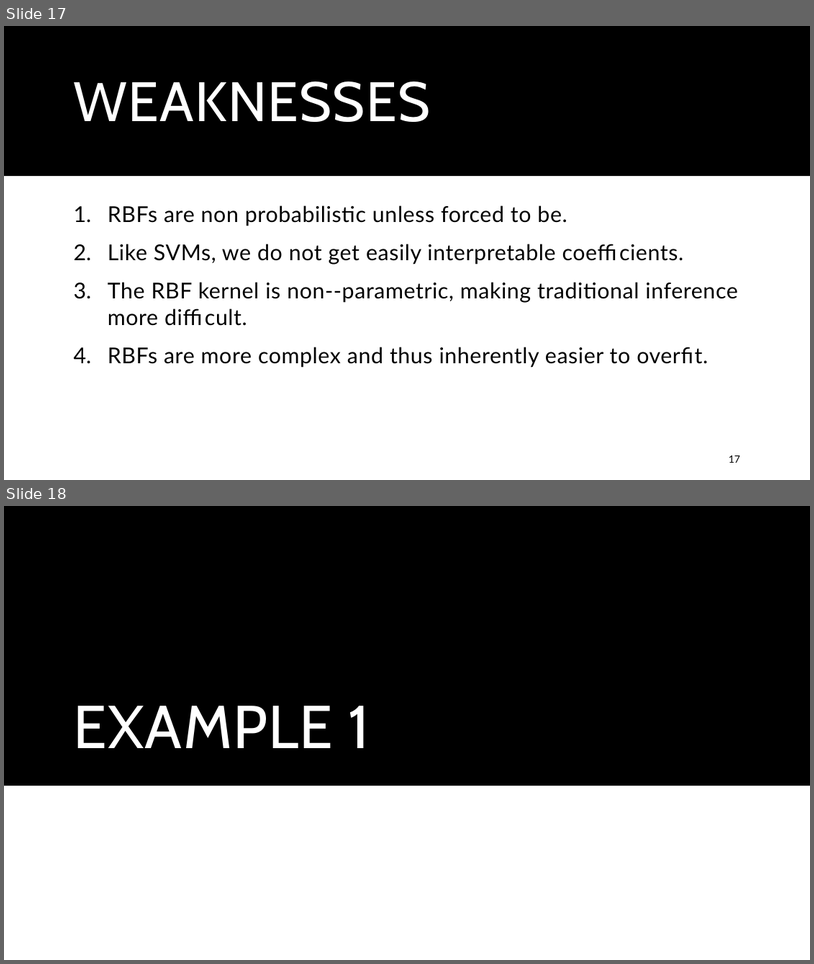
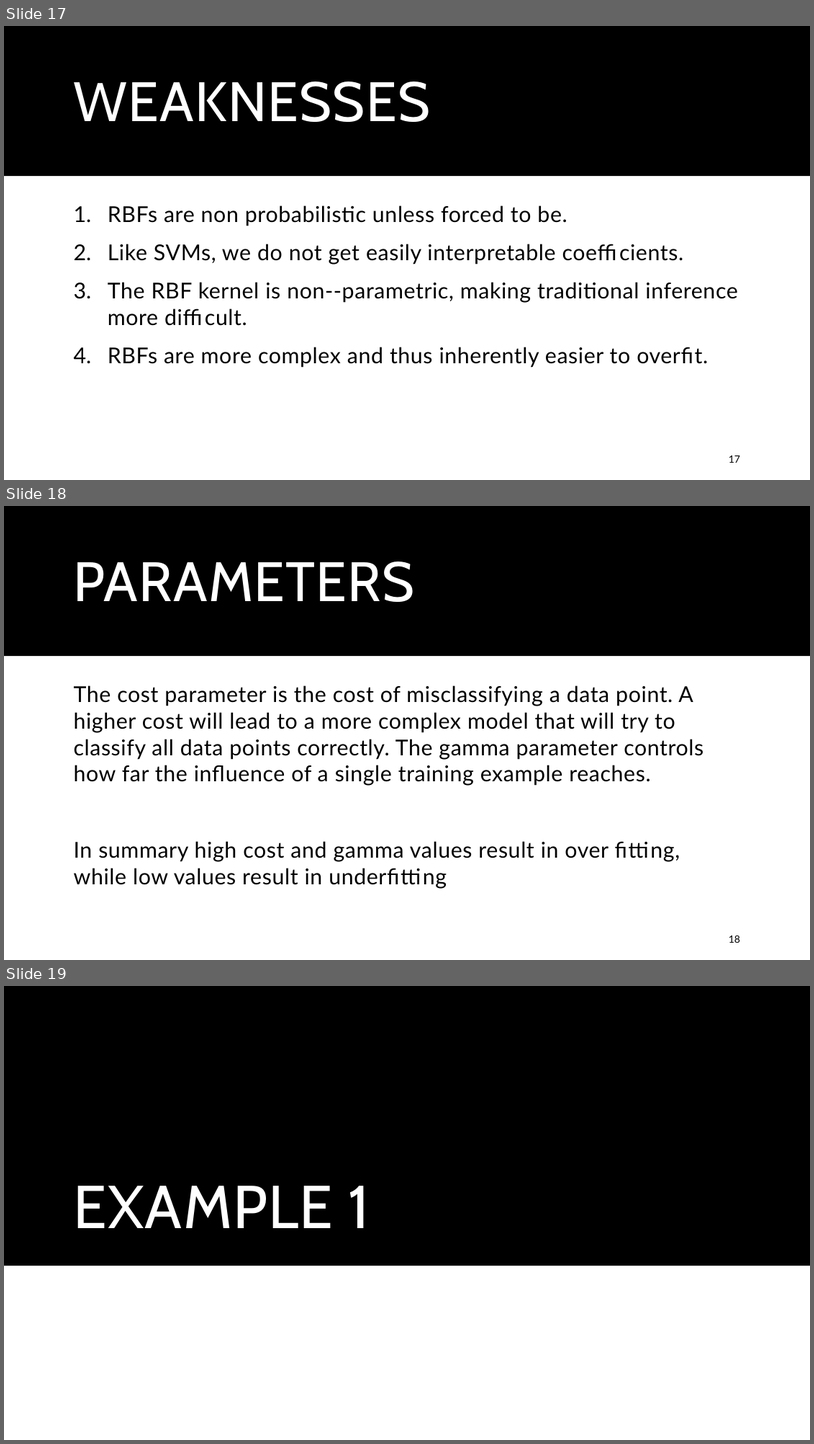
Before and after one commit to Macafry/RadialBasisFunction, a slide deck: Math3190Final.pptx. Shown one above the other, each under a label of ours: slides 17 and 18 before the commit, slides 17, 18 and 19 after it. The pictures are 814x964 and 814x1444 pixels, drawn with LibreOffice and Linux fonts; fonts in the diff are those of the drawing. Boxes give left, top, right and bottom in pixels: in the first picture for what was removed or moved away, otherwise in the second. Text is boxed around its words. In the diff, an @@ line names an element or a change of style, - is before the commit and + after.

Commit message:
Updated power point

```diff
--- a/Math3190Final.pptx
+++ b/Math3190Final.pptx
@@ slide 18 added at [4,506,810,960], background #FFFFFF; not listed: 1 template element that a slide beside it also shows @@
@@ title added at [74,561,415,602], 66 pt, text #FFFFFF @@
+PARAMETERS
@@ text added at [74,685,704,888], 26 pt, text #000000 @@
+The cost parameter is the cost of misclassifying a data point. A higher cost will lead to a more complex model that will try to classify all data points correctly. The gamma parameter controls how far the influence of a single training example reaches.
+In summary high cost and gamma values result in over fitting, while low values result in underfitting
@@ page number added at [729,935,741,942], 12 pt, text #000000 @@
+18
@@ what was slide 18 is now slide 19 @@
```
Also in this commit, not shown: 1 slide changed.
